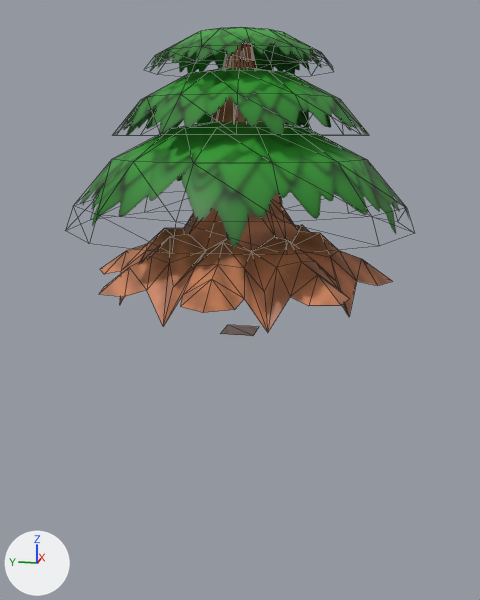
An edit to the glTF model frontend/static/models/tree.glb, drawn before and after from the same camera.
One viewpoint serves both versions: a 50 mm camera at (-38.1, -7.6, 7.7) aimed at (0.4, 0.1, -2.0). Lighting does not change. The marker at lower left points along +X, +Y and +Z. Mesh edges are drawn as thin lines. Vertices at the same position are counted once.

In view in the first picture: 'Plane.002', 'tree'.
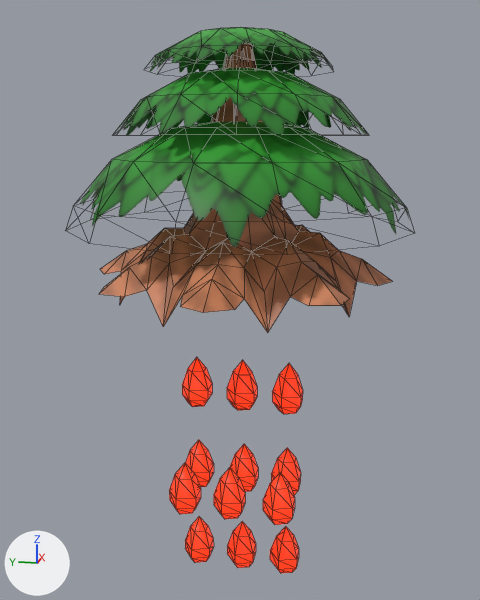
Commit message: Add actions on trees

Changed parts and their boxes [x1, y1, x2, y2] in the pictures (480 x 600 px; the box of a moved part takes in the faces that stretch with it):
```json
{"object": "tree", "change": "reshaped, moved", "before": [80, 27, 410, 333], "after": [80, 27, 410, 573], "on screen": "78% taller"}
{"object": "Plane.002", "change": "deleted", "before": [221, 325, 259, 336]}
{"part": 1, "of": "me_circle_004", "change": "moved or reshaped", "before": [99, 43, 392, 333], "after": [99, 43, 392, 333]}
{"part": 2, "of": "me_circle_004", "change": "moved or reshaped", "before": [80, 121, 410, 247], "after": [80, 121, 410, 247]}
{"part": 3, "of": "me_circle_004", "change": "added", "after": [169, 357, 303, 573], "on screen": "red"}
```

Scene script edits in JSON lines:
```json
{"op": "add", "block": "mat_orangefire", "code": ["mat_orangefire = principled_material('OrangeFire')", "mat_orangefire.base_color = (0.8, 0.217, 0.0)  # orange #e78000", "mat_orangefire.emission_color = (1.0, 0.204, 0.0208)  # orange #ff7d28", "mat_orangefire.emission_strength = 1.0"]}
{"op": "add", "block": "mat_redfire", "code": ["mat_redfire = principled_material('RedFire')", "mat_redfire.base_color = (0.704, 0.0189, 0.0)  # red #da2500", "mat_redfire.emission_color = (1.0, 0.0382, 0.00855)  # red #ff3717", "mat_redfire.emission_strength = 1.0"]}
{"block": "me_circle_004", "where": "# used by ob_tree; location = (0.0, 0.0, 0.19)"}
{"op": "remove", "block": "me_circle_004", "code": "me_circle_004.from_pydata(...)  # 283 vertices, 460 faces; spans x -9.8..9.8, y -9.8..9.8, z -2.0..13.3"}
{"op": "add", "block": "me_circle_004", "code": "me_circle_004.from_pydata(...)  # 811 vertices, 1420 faces; spans x -9.8..9.8, y -9.8..9.8, z -20.4..13.8"}
{"block": "me_circle_004", "change": "me_circle_004 part 1: the loose piece of 160 vertices spanning x -8.9..8.9, y -8.9..8.9, z -2.0..12.4 is moved by (0.0, 0.0, 0.5)"}
{"block": "me_circle_004", "change": "me_circle_004 part 2: the loose piece of 49 vertices spanning x -9.8..9.8, y -9.8..9.8, z 2.4..8.5 is moved by (0.0, 0.0, 0.5)"}
{"block": "me_circle_004", "change": "me_circle_004 part 3: 528 vertices added at x -3.2..2.1, y -3.7..4.1, z -20.4..-5.7"}
{"op": "add", "block": "me_circle_004", "code": "me_circle_004.materials.append(mat_redfire)  # red #da2500"}
{"op": "add", "block": "me_circle_004", "code": "me_circle_004.materials.append(mat_orangefire)  # orange #e78000"}
{"op": "remove", "block": "ob_plane_002", "code": ["ob_plane_002 = bpy.data.objects.new('Plane.002', me_plane_002)", "ob_plane_002.location = (0.0, 0.0, -3.75)"]}
{"op": "set", "path": "ob_tree.location", "old": "(0.0, 0.0, 0.19)", "new": "(0.0, 0.0, -0.34)"}
```
